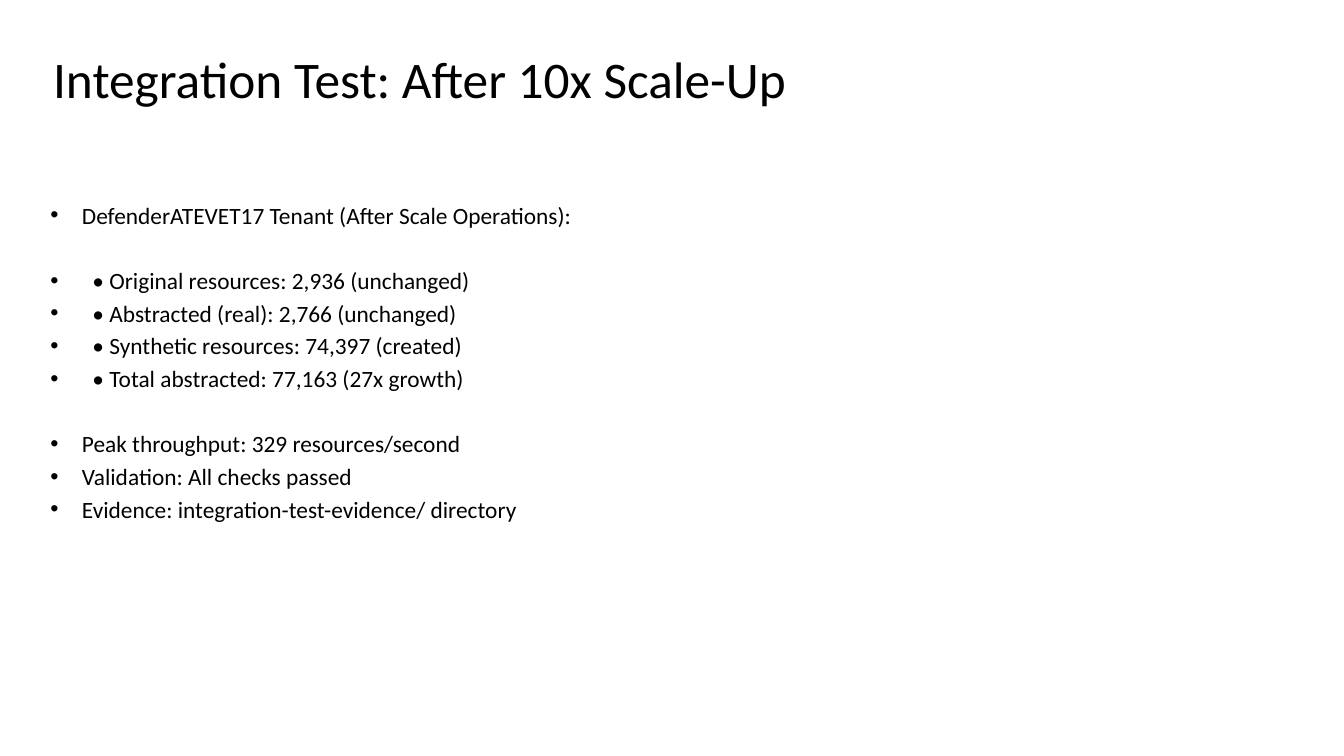
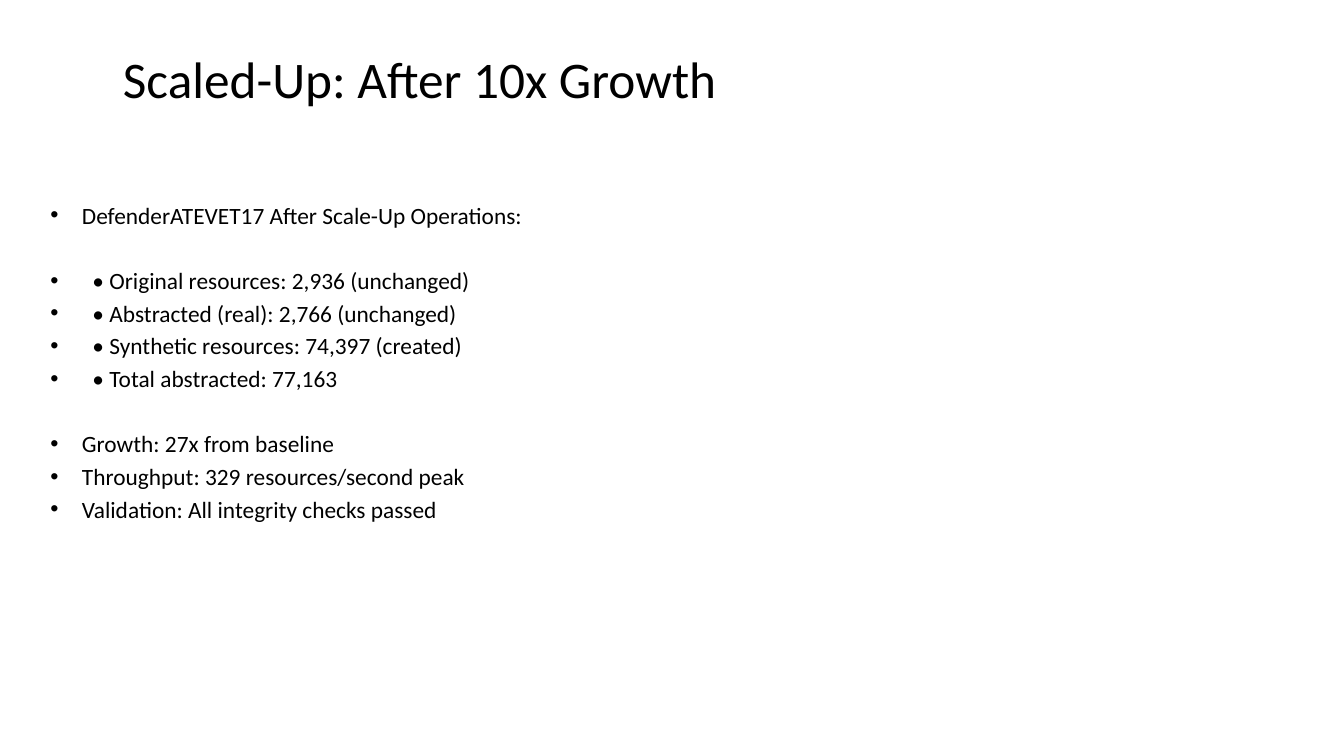
Before and after one commit to rysweet/azure-tenant-grapher, a slide deck: slide 8 of Scale_Operations_Implementation.pptx. Drawn at 1344x756 pixels with LibreOffice and Linux fonts; fonts in the diff are those of the drawing. Boxes give left, top, right and bottom in pixels: in the first picture for what was removed or moved away, otherwise in the second. Text is boxed around its words. In the diff, an @@ line names an element or a change of style, - is before the commit and + after.

```diff
--- a/Scale_Operations_Implementation.pptx
+++ b/Scale_Operations_Implementation.pptx
@@ title at (123, 62, 716, 107): text changed @@
-Integration Test: After 10x Scale-Up
+Scaled-Up: After 10x Growth
@@ text at (82, 207, 522, 228): text changed @@
-• DefenderATEVET17 Tenant (After Scale Operations):
+• DefenderATEVET17 After Scale-Up Operations:
@@ text at (82, 370, 465, 522): text changed @@
-• • Total abstracted: 77,163 (27x growth)
-• Peak throughput: 329 resources/second
-• Validation: All checks passed
-• Evidence: integration-test-evidence/ directory
+• • Total abstracted: 77,163
+• Growth: 27x from baseline
+• Throughput: 329 resources/second peak
+• Validation: All integrity checks passed
```
Also in this commit, not shown: 13 other slides changed.
